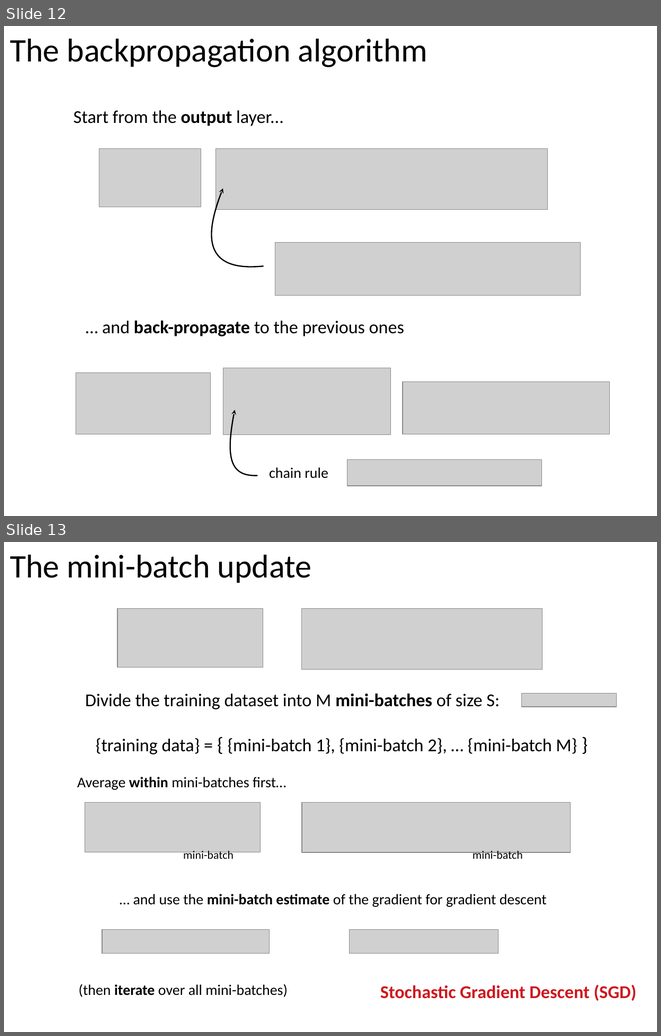
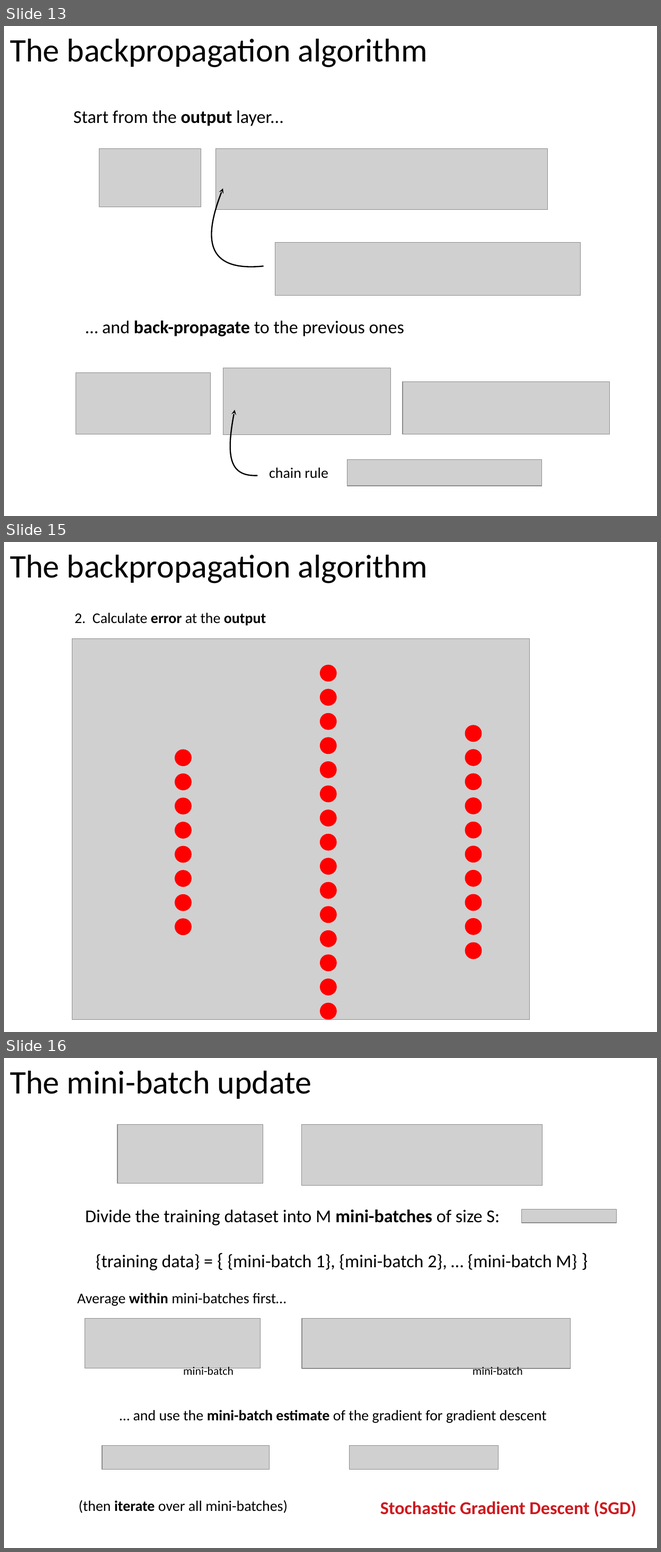
Before and after one commit to ansuini/Winter_School_QLS_2018, a slide deck: Lecture1/slides/Alberto_DeepLearning.odp. Shown one above the other, each under a label of ours: slides 12 and 13 before the commit, slides 13, 15 and 16 after it; the slides between them are not shown. The pictures are 661x1036 and 661x1552 pixels, drawn with LibreOffice and Linux fonts; fonts in the diff are those of the drawing; grey boxes stand for pictures; background and template pictures are left out. Boxes give left, top, right and bottom in pixels: in the first picture for what was removed or moved away, otherwise in the second. Text is boxed around its words. In the diff, an @@ line names an element or a change of style, - is before the commit and + after.

```diff
--- a/Lecture1/slides/Alberto_DeepLearning.odp
+++ b/Lecture1/slides/Alberto_DeepLearning.odp
@@ slide 15 added at box(4, 542, 657, 1032), background #FFFFFF @@
@@ text added at box(10, 555, 427, 583), 40 pt, text #000000 @@
+The backpropagation algorithm
@@ text added at box(74, 612, 266, 626), 18 pt, text #000000 @@
+2. Calculate error at the output
@@ picture added at box(72, 638, 530, 1020) @@
@@ group added at box(175, 750, 191, 934): 8 ellipses @@
@@ group added at box(466, 726, 481, 959): 10 ellipses @@
@@ group added at box(320, 665, 336, 1019): 15 ellipses @@
@@ what was slide 12 is now slide 13 @@
@@ what was slide 13 is now slide 16 @@
```
Also in this commit, not shown: 2 other slides added, 2 other files.
